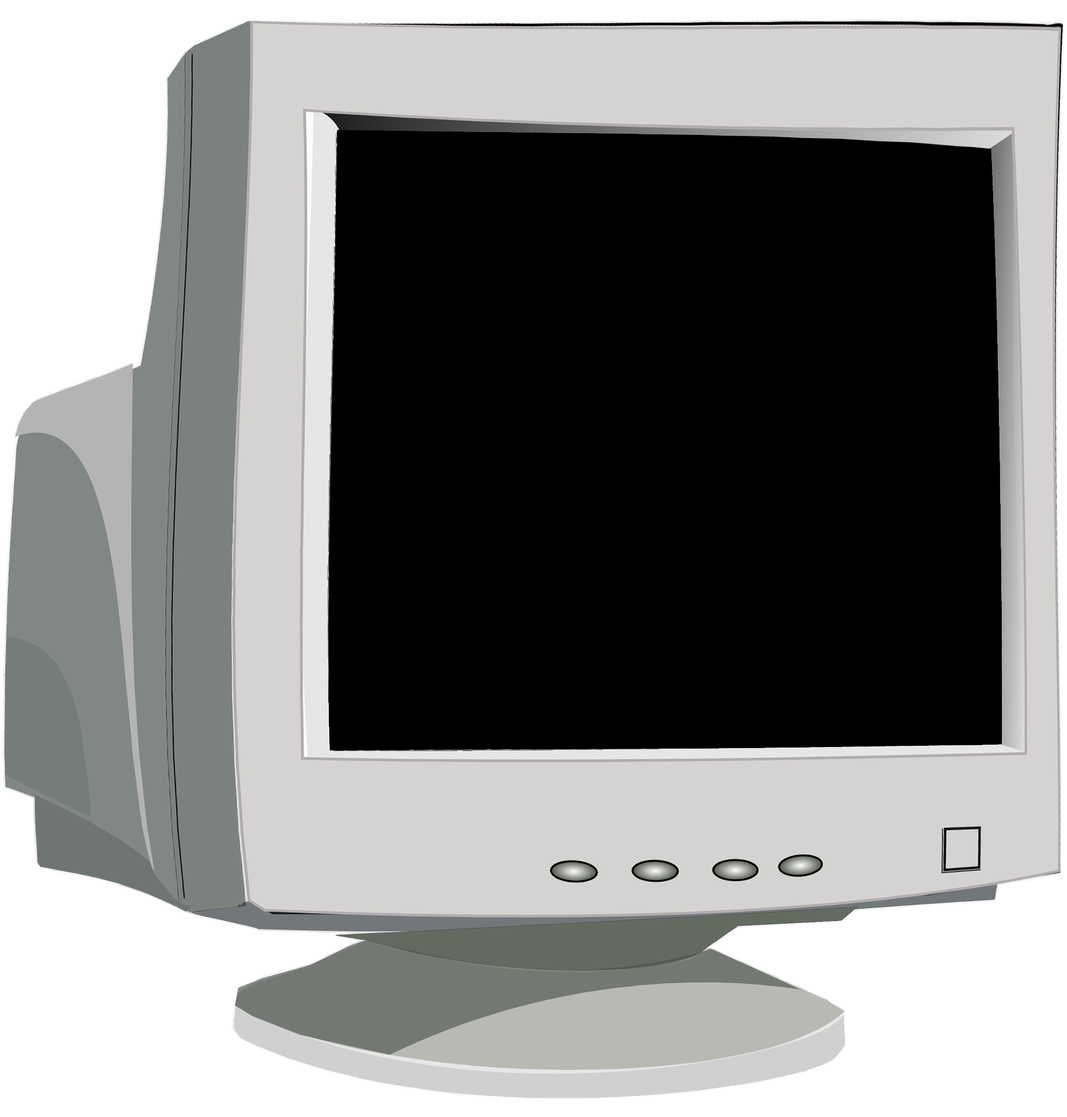
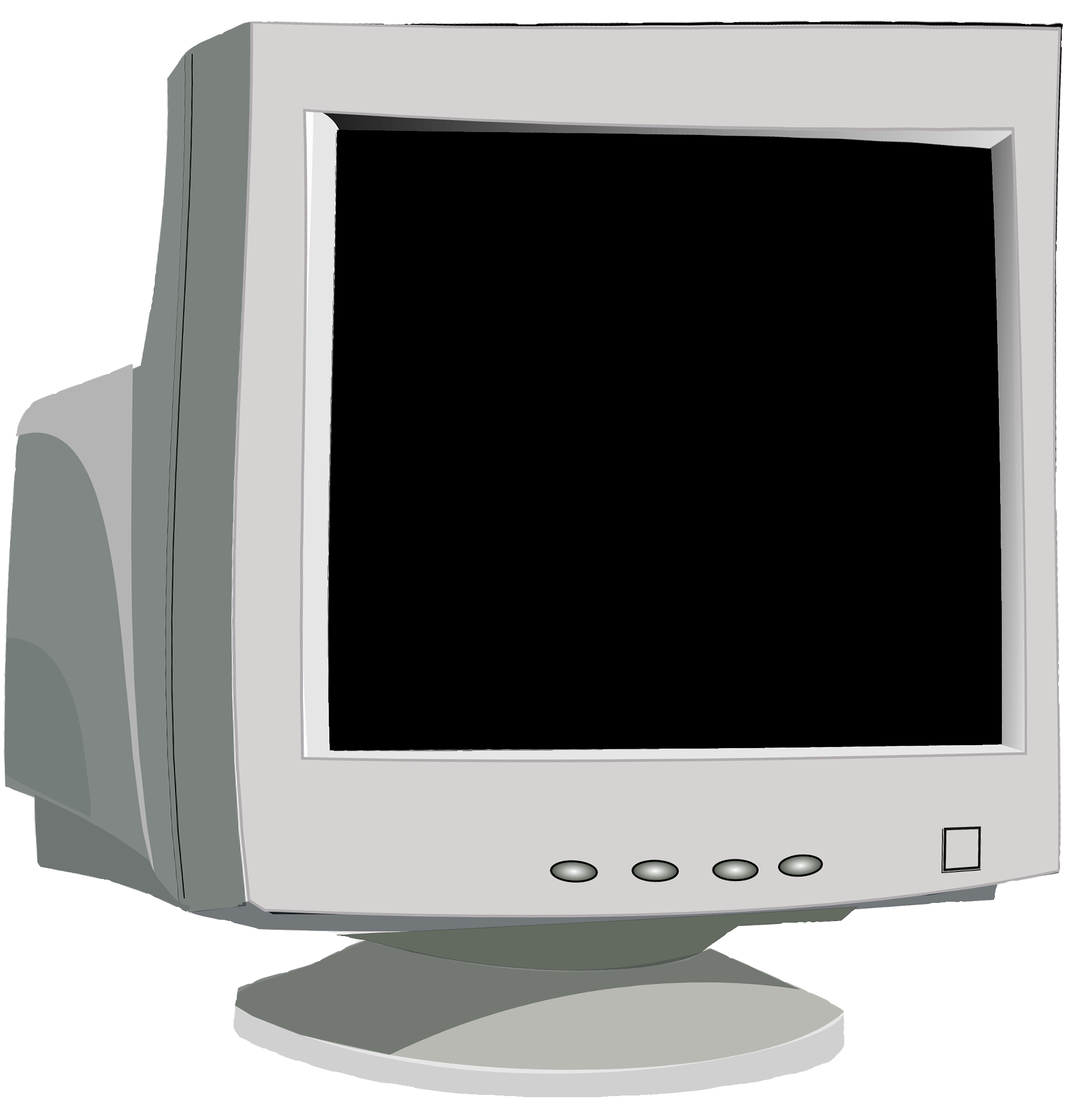
Layers edited between the first and the second (1067, 1117) image:
painted on "Layer 1" over box(2, 18, 1064, 1099)
